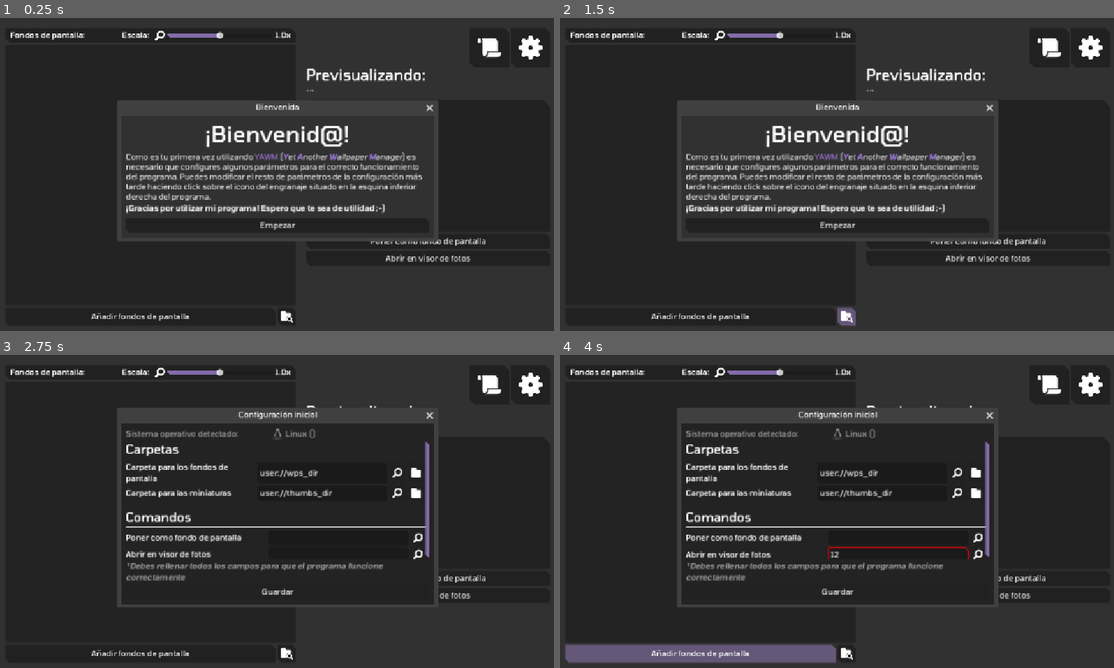
Above: before the commit, frames 1-4 (two rows, left to right).
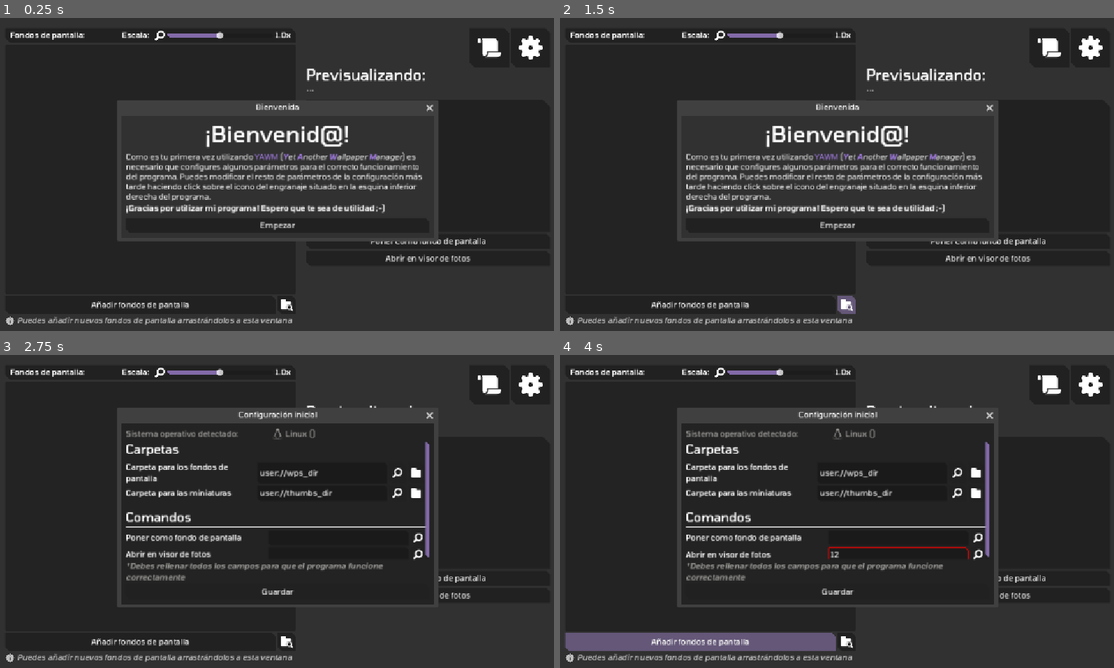
Above: after the commit, the same moments.

Repository: m0xn/yawm
Game: Godot game, scene res://scenes/Main.tscn
Same seed, same stepped clock (60 frames per second), same inputs: the game is played once before the commit and once after it.
Inputs (mouse positions are in pixels of both pictures, inside the frame that each line leads up to; where the layout moved, square brackets give the same spot in the first picture):
- Up to frame 1 (0.25 s): no input
- Up to frame 2 (1.5 s): click (848, 305) [848, 315] at 0.5 s; click (848, 305) [848, 315] at 1.25 s
- Up to frame 3 (2.75 s): click "Empezar" at 2 s
- Up to frame 4 (4 s): click (897, 536) at 2.77 s; type "12" at 2.85 s; click (897, 555) at 3 s; type "12" at 3.08 s; click "Añadir fondos de pantalla" at 3.5 s

The runs differ from the first frame. In frame 1, 1.1% of the frame differs, in the area x 1-53%, y 89-99%; in frame 2, 1.3%; in frame 3, 1.1%; in frame 4, 3.8%, in the area x 1-53%, y 88-99%.

Commit message:
Show dnd tooltip at startup

Diff:
--- a/scripts/settings/enable_dnd_tooltip_setting_entry.gd
+++ b/scripts/settings/enable_dnd_tooltip_setting_entry.gd
@@ -3,3 +3,7 @@
 func _on_value_change(new_value: Variant) -> void:
 	super(new_value)
 	Global.nodes.app_root_ref.get_node("%DNDTooltipHBC")["show" if new_value else "hide"].call()
+
+func _ready() -> void:
+	super()
+	Global.nodes.app_root_ref.get_node("%DNDTooltipHBC")["show" if editable_node[editable_field] else "hide"].call()
